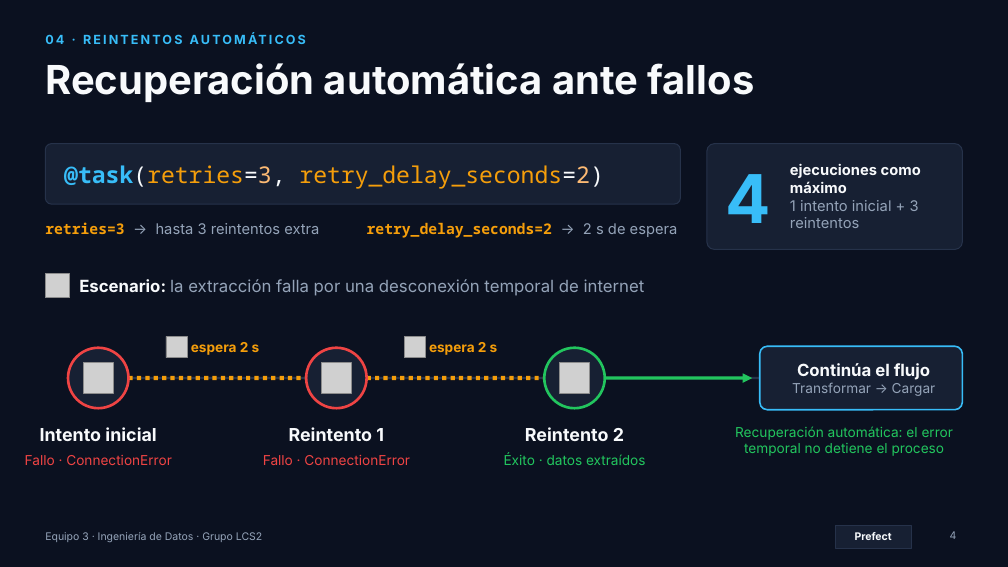
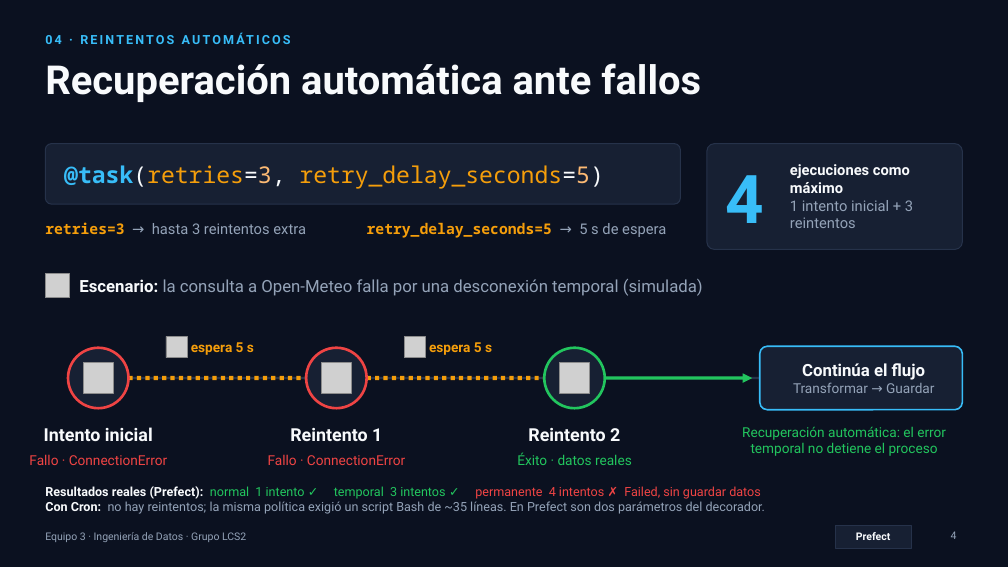
Before and after one commit to Leslie581/Sesion49_Equipo3_Prefect, a slide deck: slide 4 of Equipo3_Orquestacion_Prefect.pptx. Drawn at 1008x567 pixels with LibreOffice and Linux fonts; fonts in the diff are those of the drawing; grey boxes stand for pictures. Boxes give left, top, right and bottom in pixels: in the first picture for what was removed or moved away, otherwise in the second. Text is boxed around its words. In the diff, an @@ line names an element or a change of style, - is before the commit and + after.

```diff
--- a/Equipo3_Orquestacion_Prefect.pptx
+++ b/Equipo3_Orquestacion_Prefect.pptx
@@ text at box(64, 165, 603, 188): text changed @@
-@task(retries=3, retry_delay_seconds=2)
+@task(retries=3, retry_delay_seconds=5)
@@ text "retries=3 → hasta 3 reintentos ..." at box(45, 222, 306, 234): font Inter to Roboto in "→ hasta 3 reintentos extra" @@
@@ text at box(367, 222, 666, 238): text changed @@
-retry_delay_seconds=2 → 2 s de espera
+retry_delay_seconds=5 → 5 s de espera
@@ text at box(79, 279, 703, 296): text changed; font Inter to Roboto @@
-Escenario: la extracción falla por una desconexión temporal de internet
+Escenario: la consulta a Open-Meteo falla por una desconexión temporal (simulada)
@@ text at box(191, 342, 254, 355): text changed; font Inter to Roboto @@
-espera 2 s
+espera 5 s
@@ text at box(429, 342, 492, 355): text changed; font Inter to Roboto @@
-espera 2 s
+espera 5 s
@@ text at box(793, 382, 934, 393): text changed; font Inter to Roboto @@
-Transformar → Cargar
+Transformar → Guardar
@@ text at box(802, 363, 925, 380): font Inter to Roboto in "Continúa el flujo" @@
@@ text at box(517, 453, 632, 465): text changed; font Inter to Roboto @@
-Éxito · datos extraídos
+Éxito · datos reales
@@ text added at box(45, 486, 765, 514), 12 pt, text #94A3B8 @@
+Resultados reales (Prefect): normal 1 intento ✓ temporal 3 intentos ✓ permanente 4 intentos ✗ Failed, sin guardar datos
+Con Cron: no hay reintentos; la misma política exigió un script Bash de ~35 líneas. En Prefect son dos parámetros del decorador.
@@ font Inter to Roboto in 12 elements at box(45, 32, 726, 54), box(45, 63, 701, 102), box(726, 175, 765, 223), box(790, 164, 913, 228), box(44, 427, 153, 441), box(29, 454, 167, 465), box(290, 428, 382, 441), box(268, 454, 405, 465), box(528, 428, 620, 441), box(742, 426, 946, 456), box(45, 532, 246, 542), box(856, 532, 890, 540) @@
```
Also in this commit, not shown: 4 other slides changed, 5 other files.
